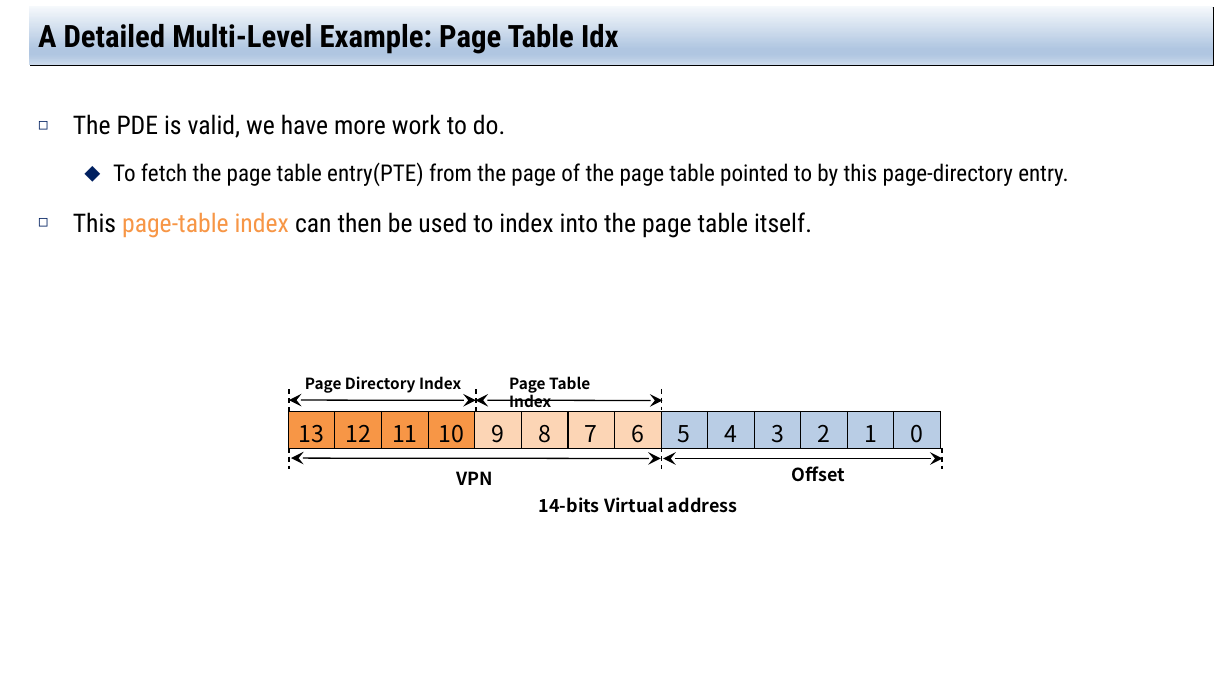
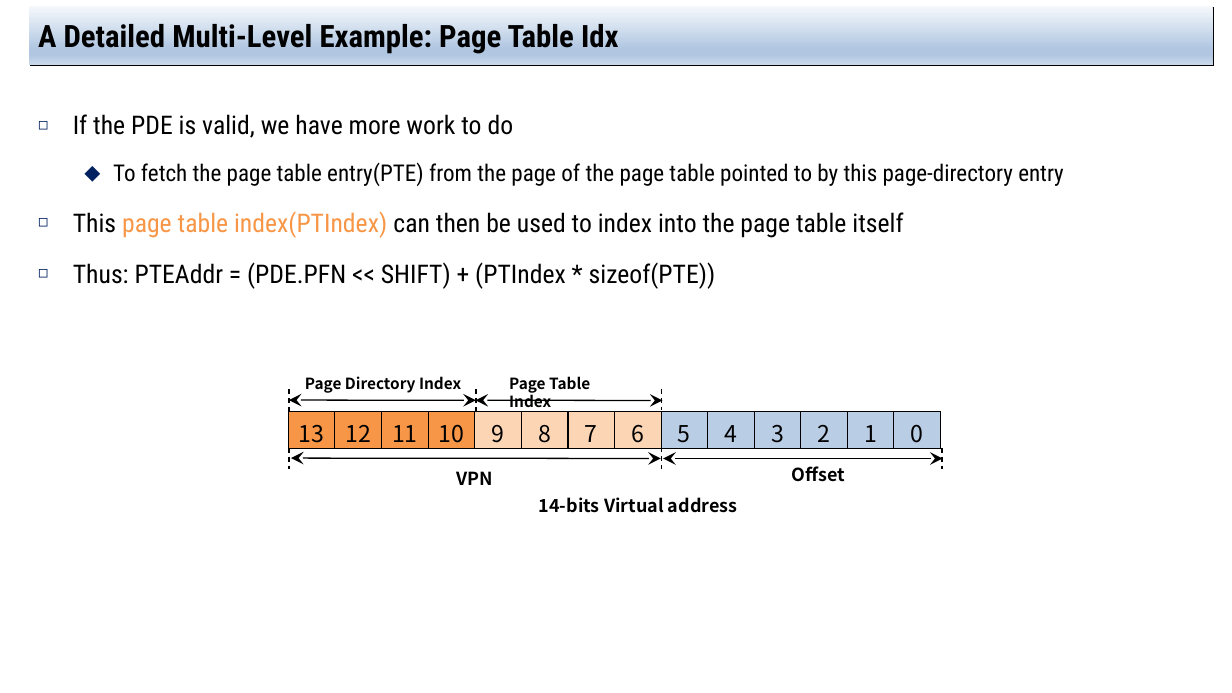
Before and after one commit to jachermocilla/extra-course-materials, a slide deck: slide 20 of cmsc125/ostep/slides/01.Virtualization/20.Advanced_Page_Tables.pptx. Drawn at 1232x693 pixels with LibreOffice and Linux fonts; fonts in the diff are those of the drawing. Boxes give left, top, right and bottom in pixels: in the first picture for what was removed or moved away, otherwise in the second. Text is boxed around its words. In the diff, an @@ line names an element or a change of style, - is before the commit and + after.

```diff
--- a/cmsc125/ostep/slides/01.Virtualization/20.Advanced_Page_Tables.pptx
+++ b/cmsc125/ostep/slides/01.Virtualization/20.Advanced_Page_Tables.pptx
@@ text at (73,114,1064,289): text changed @@
-◻ The PDE is valid, we have more work to do.
-  ⬥ To fetch the page table entry(PTE) from the page of the page table pointed to by this page-directory entry.
-◻ This page-table index can then be used to index into the page table itself.
+◻ If the PDE is valid, we have more work to do
+  ⬥ To fetch the page table entry(PTE) from the page of the page table pointed to by this page-directory entry
+◻ This page table index(PTIndex) can then be used to index into the page table itself
+◻ Thus: PTEAddr = (PDE.PFN << SHIFT) + (PTIndex * sizeof(PTE))
```
Also in this commit, not shown: 20 other slides changed, 2 slides added, 5 other files.
